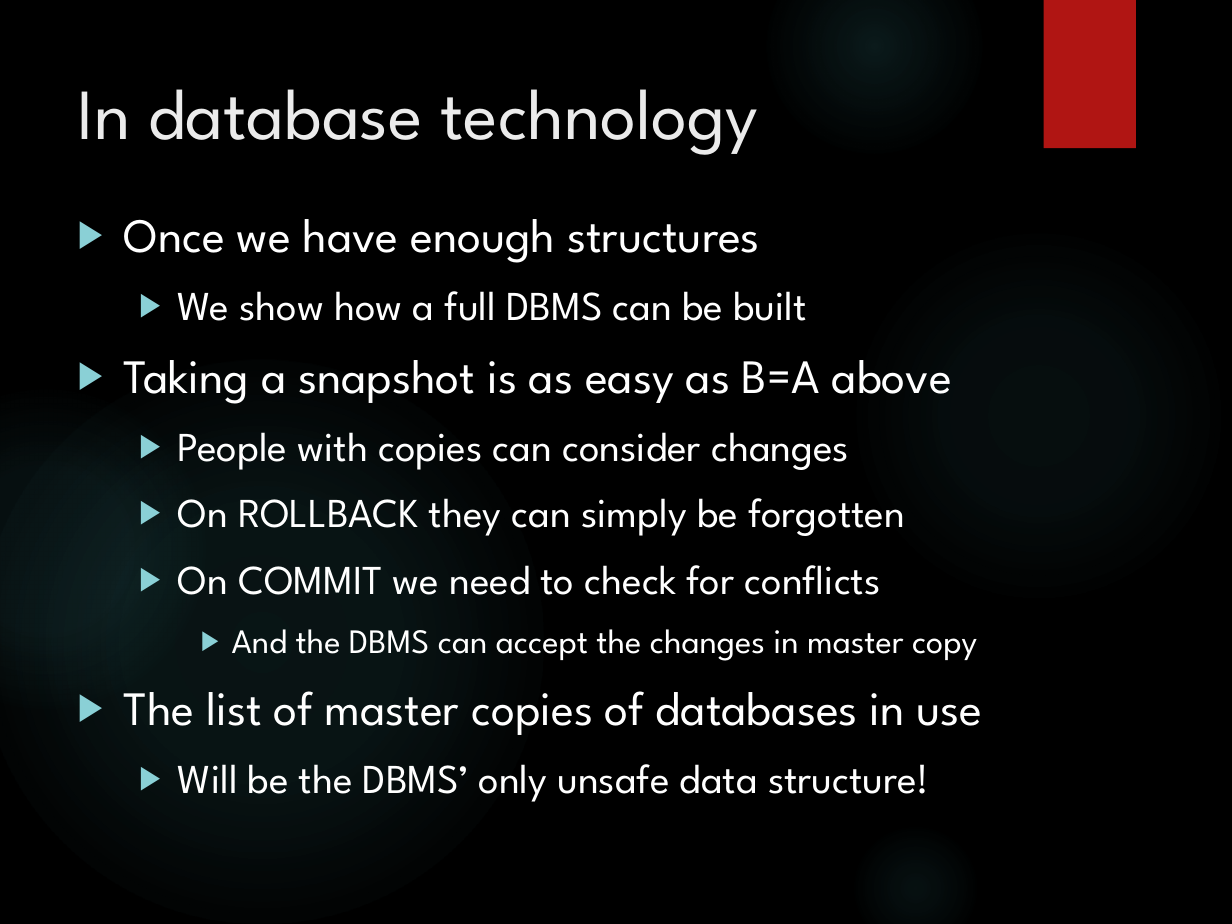
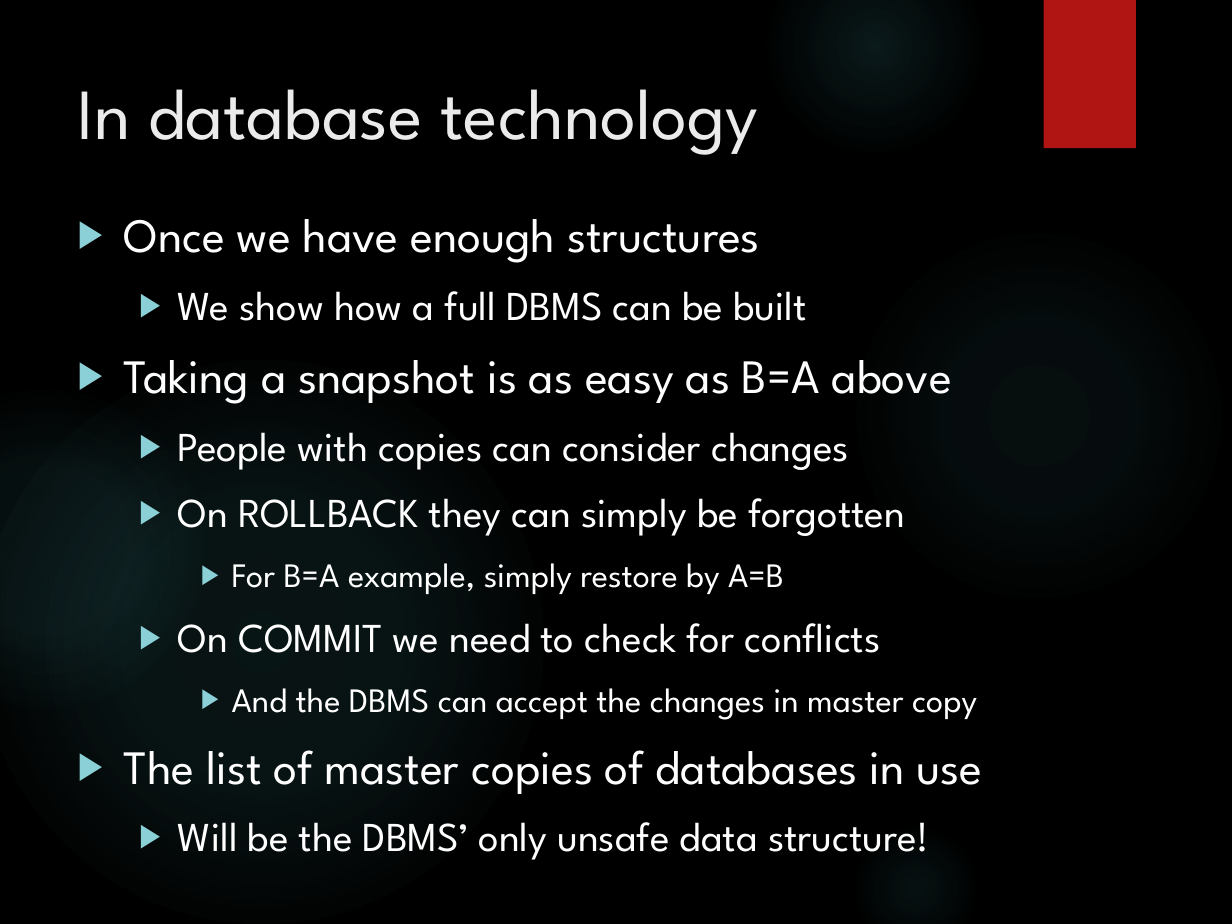
Before and after one commit to MalcolmCrowe/ShareableDataStructures, a slide deck: slide 5 of Shareable Data Structures.pptx. Drawn at 1232x924 pixels with LibreOffice and Linux fonts; fonts in the diff are those of the drawing; background and template pictures are left out. Boxes give left, top, right and bottom in pixels: in the first picture for what was removed or moved away, otherwise in the second. Text is boxed around its words. In the diff, an @@ line names an element or a change of style, - is before the commit and + after.

```diff
--- a/Shareable Data Structures.pptx
+++ b/Shareable Data Structures.pptx
@@ text at (232,563,784,594): paragraph added @@
+    ▶ For B=A example, simply restore by A=B
```
Also in this commit, not shown: 5 slides added, 1 other file.
